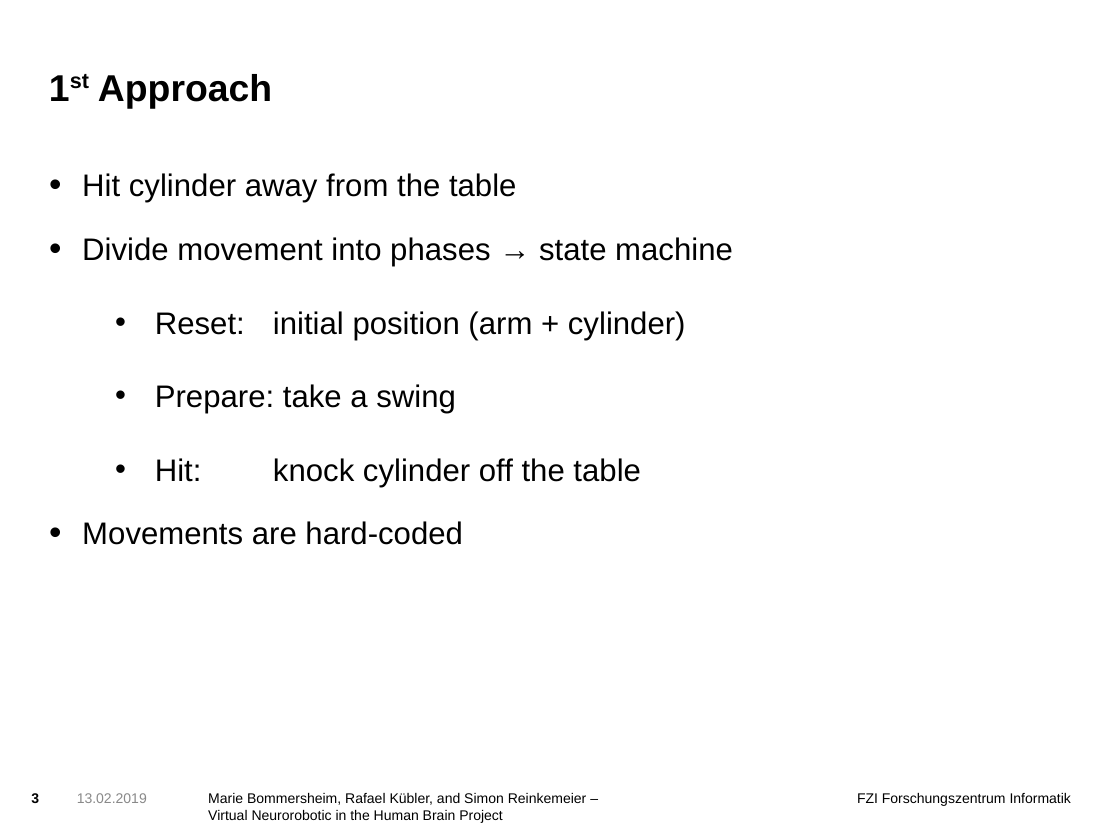
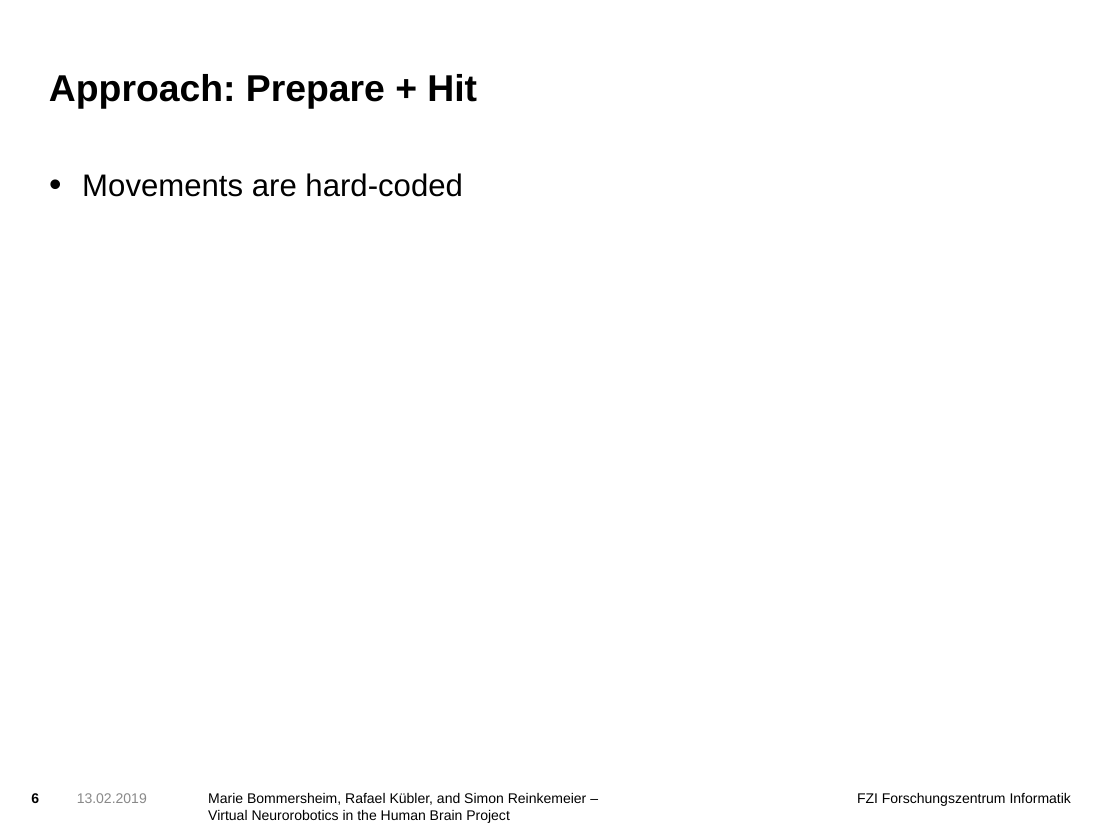
Before and after one commit to simonre/hbpprak_2018_throwing, a slide deck: slide 6 of Präsentation.odp (slide 3 before the commit). Drawn at 1120x840 pixels with LibreOffice and Linux fonts; fonts in the diff are those of the drawing; background and template pictures are left out. Boxes give left, top, right and bottom in pixels: in the first picture for what was removed or moved away, otherwise in the second. Text is boxed around its words. In the diff, an @@ line names an element or a change of style, - is before the commit and + after.

```diff
--- a/Präsentation.odp
+++ b/Präsentation.odp
@@ title at bbox=[49, 74, 477, 108]: text changed @@
-1st Approach
+Approach: Prepare + Hit
@@ text at bbox=[82, 173, 733, 487]: paragraphs removed @@
-• Hit cylinder away from the table
-• Divide movement into phases → state machine
-  • Reset: initial position (arm + cylinder)
-  • Prepare: take a swing
-  • Hit: knock cylinder off the table
@@ page number at bbox=[31, 793, 39, 803]: text changed @@
-3
+6
@@ text at bbox=[208, 810, 510, 823]: text changed @@
-Virtual Neurorobotic in the Human Brain Project
+Virtual Neurorobotics in the Human Brain Project
```
Also in this commit, not shown: 13 other slides changed, 10 slides added.
